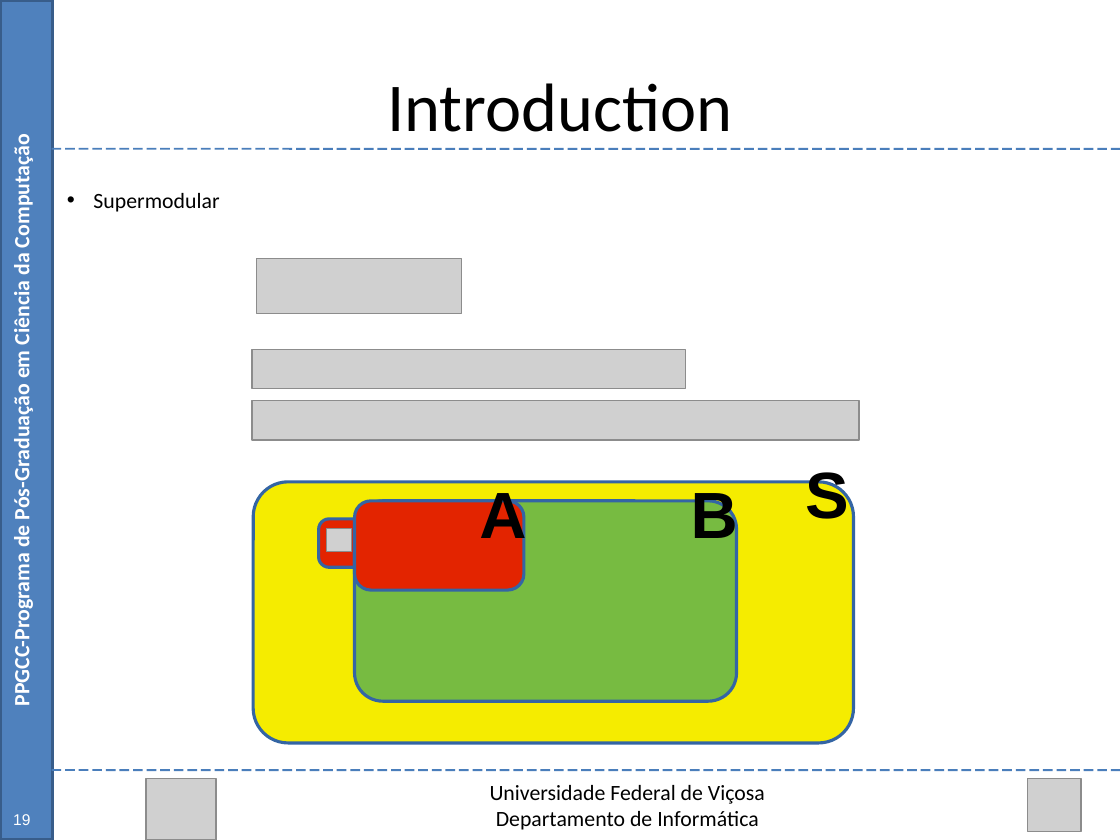
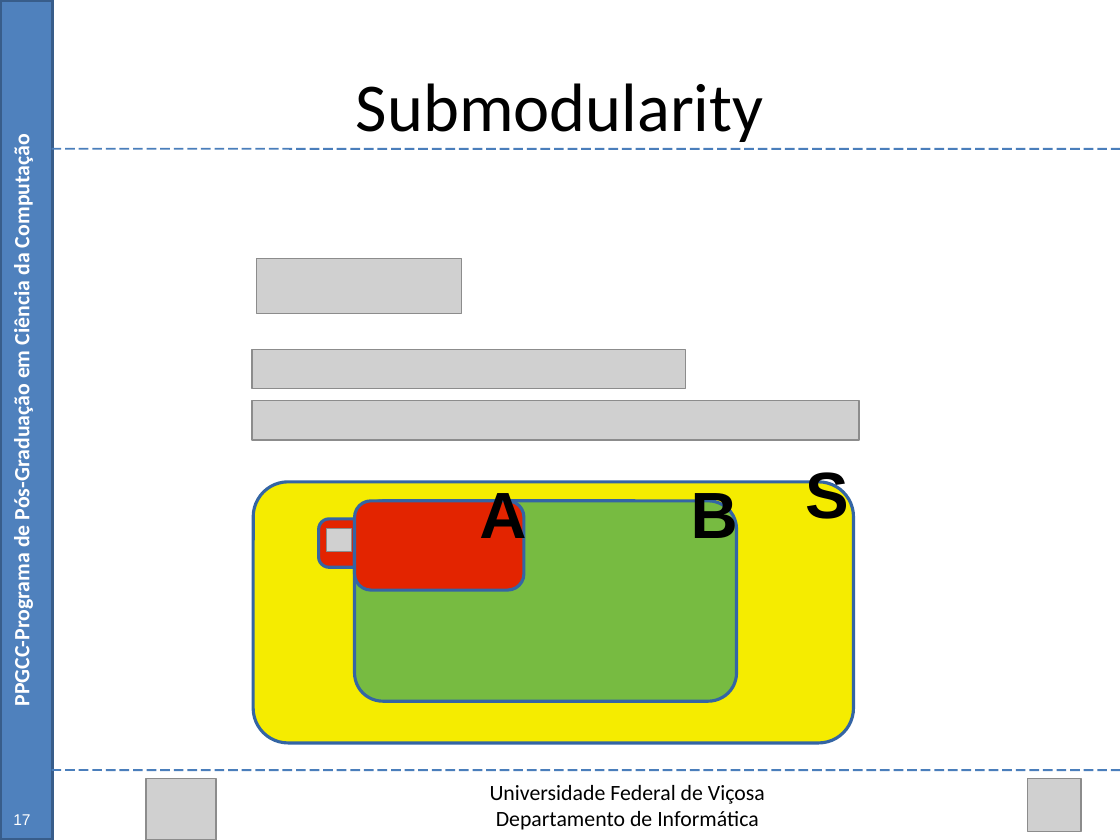
Before and after one commit to Marvinsky/research-marvin, a slide deck: slide 22 of latex/odp/selection heuristics.odp (slide 19 before the commit). Drawn at 1120x840 pixels with LibreOffice and Linux fonts; fonts in the diff are those of the drawing; grey boxes stand for pictures. Boxes give left, top, right and bottom in pixels: in the first picture for what was removed or moved away, otherwise in the second. Text is boxed around its words. In the diff, an @@ line names an element or a change of style, - is before the commit and + after.

```diff
--- a/latex/odp/selection heuristics.odp
+++ b/latex/odp/selection heuristics.odp
@@ text at [356,83,764,142]: text changed @@
-Introduction
+Submodularity
@@ text removed at [93,193,219,212] @@
-• Supermodular
@@ text at [13,814,30,825]: text changed @@
-19
+17
```
Also in this commit, not shown: 33 other slides changed, 16 slides added.
